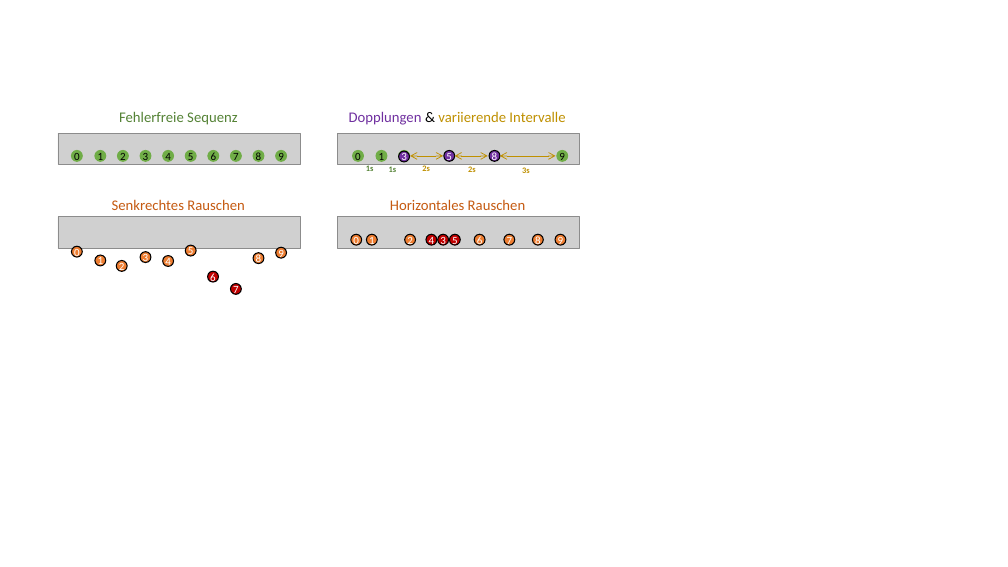
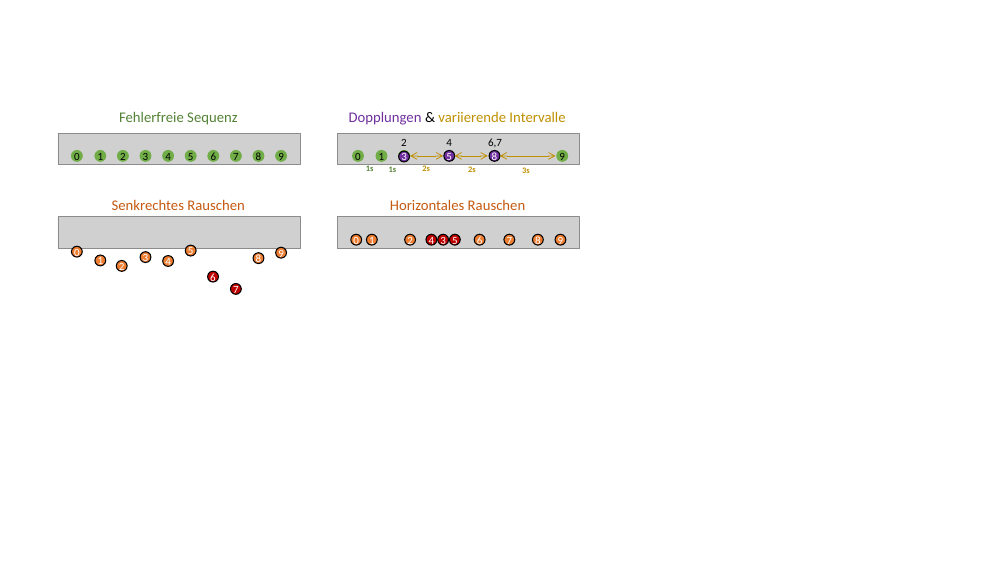
Before and after one commit to LennartKoepper/Bachelor-Thesis, a slide deck: slide 8 of Microsoft PowerPoint-Präsentation (neu).pptx. Drawn at 1008x567 pixels with LibreOffice and Linux fonts; fonts in the diff are those of the drawing; grey boxes stand for pictures; background and template pictures are left out. Boxes give left, top, right and bottom in pixels: in the first picture for what was removed or moved away, otherwise in the second. Text is boxed around its words. In the diff, an @@ line names an element or a change of style, - is before the commit and + after.

```diff
--- a/Microsoft PowerPoint-Präsentation (neu).pptx
+++ b/Microsoft PowerPoint-Präsentation (neu).pptx
@@ ellipse added at [399,137,409,147], 10.5 pt, text #000000 @@
+2
@@ ellipse added at [444,137,454,147], 10.5 pt, text #000000 @@
+4
@@ ellipse added at [473,135,517,148], 10.5 pt, text #000000 @@
+6,7
```
Also in this commit, not shown: 1 other slide changed.
